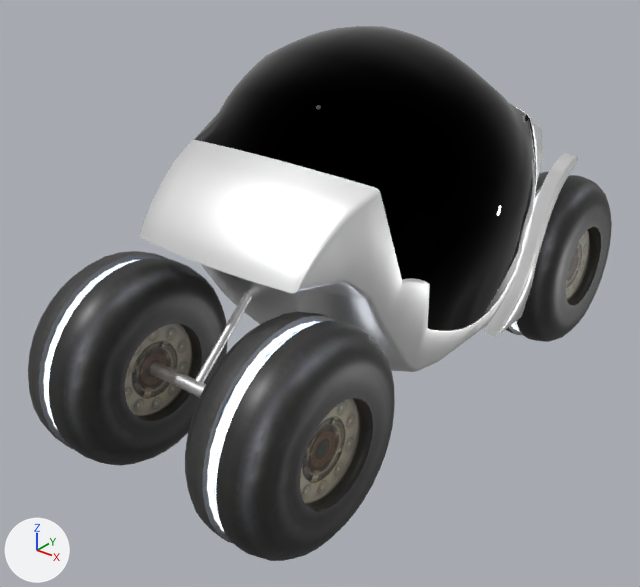
The glTF model models/car1.glb: old version first, new version second.
Both versions are drawn from a camera (50 mm lens) standing at (3.07, -4.33, 3.24) and looking at (-0.1, -0.36, 0.78). The axes (+X, +Y, +Z) are drawn at lower left. The lights are the same throughout. Objects named as collision shapes, trigger or cutter boxes, shadow casters or lower levels of detail are left out. Where no turn or scale is listed for an object, it has been applied to the vertices.

In view in the first picture: 'body', 'fender', 'roof', 'suspensions', 'wheelBL', 'wheelBR', 'wheelTR'.
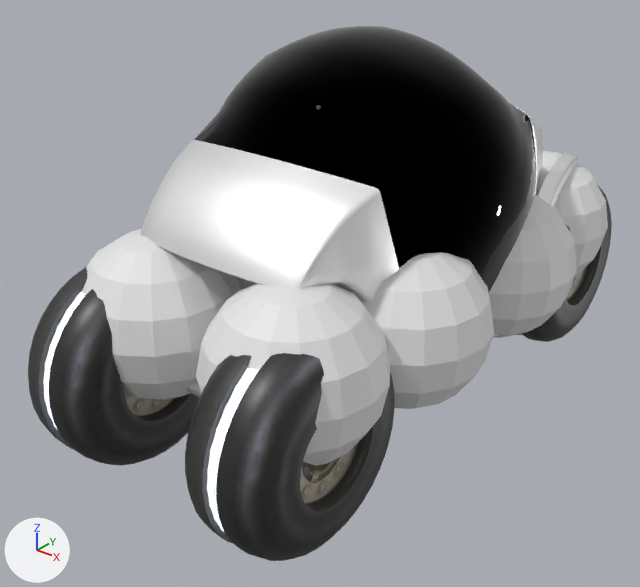
The newer file is also turned or shifted as a whole; pictures and numbers use the older file's frame.

The change, as a list of edits to the scene's bpy script:
```text
Add me_sphere_019:
    me_sphere_019.from_pydata(...)  # a UV sphere (16 segments, 8 rings, poles along z) spanning x -0.5..0.5, y -0.5..0.5, z -0.5..0.5
Add ob_sphere_008:
    ob_sphere_008 = bpy.data.objects.new('Sphere.008', me_sphere_019)
    ob_sphere_008.location = (-0.502, -1.344, 0.901)
Add ob_sphere_007:
    ob_sphere_007 = bpy.data.objects.new('Sphere.007', me_sphere_019.copy())
    ob_sphere_007.location = (0.512, -1.344, 0.901)
Add ob_sphere_005:
    ob_sphere_005 = bpy.data.objects.new('Sphere.005', me_sphere_019.copy())
    ob_sphere_005.location = (0.657, -0.538, 0.901)
Add ob_sphere_003:
    ob_sphere_003 = bpy.data.objects.new('Sphere.003', me_sphere_019.copy())
    ob_sphere_003.location = (0.657, 0.544, 0.901)
Add ob_sphere_002:
    ob_sphere_002 = bpy.data.objects.new('Sphere.002', me_sphere_019.copy())
    ob_sphere_002.location = (0.512, 1.397, 0.901)
```

Changed parts and their boxes [x1, y1, x2, y2] in the pictures (640 x 587 px):
'Sphere.007', added: after [196, 283, 390, 466]
'Sphere.008', added: after [82, 229, 241, 400]
'Sphere.005', added: after [362, 252, 494, 409]
'Sphere.003', added: after [489, 195, 577, 338]
'Sphere.002', added: after [535, 151, 608, 277]
'wheelTR', unchanged, covered by the edit: before [505, 172, 612, 342]; after [517, 186, 612, 342]
'fender', unchanged, covered by the edit: before [483, 153, 578, 336]; after [494, 153, 578, 336]
'suspensions', unchanged, covered by the edit: before [149, 292, 300, 398]; after [186, 381, 201, 398]
